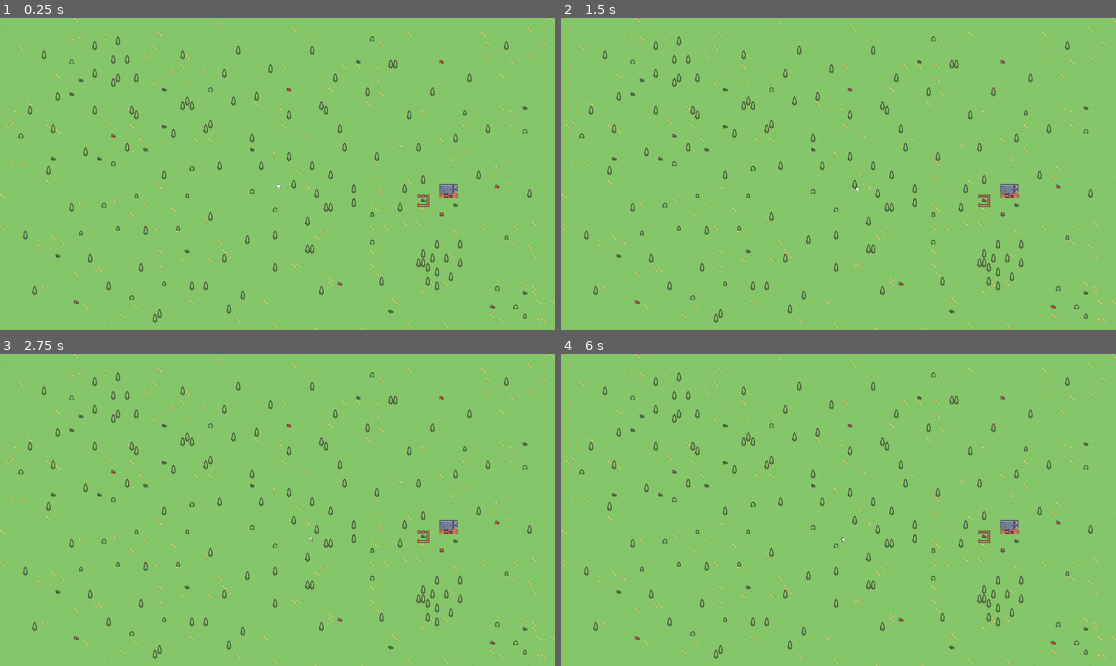
Above: before the commit, frames 1-4 (two rows, left to right).
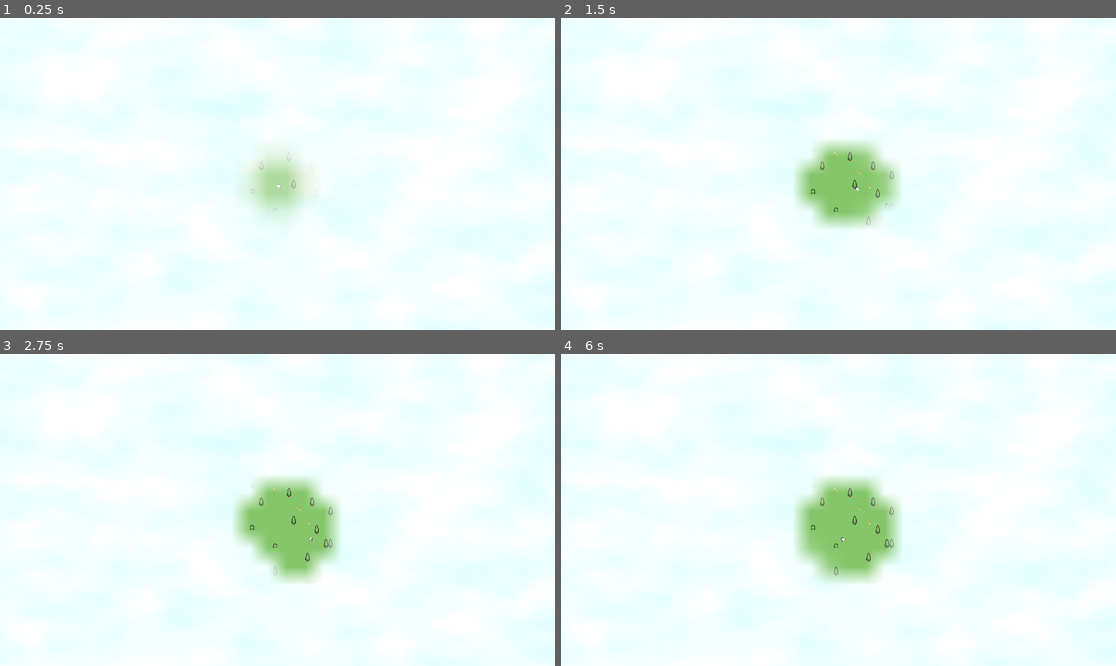
Above: after the commit, the same moments.

Repository: SinisperiDump/simple_fog_of_war
Game: Godot game, scene res://scenes/fog_of_war.tscn
Two runs of this game, one before a commit and one after it. Both use one fixed random seed, a clock stepped at 60 frames per second and the inputs below. The project has no main scene, so this scene is started directly.
Inputs:
- Up to frame 1 (0.25 s): no input
- Up to frame 2 (1.5 s): tap Enter at 0.5 s; hold Right (ui_right) 0.53-1.28 s; hold Down (ui_down) from 1.28 s (still down)
- Up to frame 3 (2.75 s): tap Space at 2 s; release Down (ui_down) at 2.03 s; hold Right (ui_right) from 2.03 s (still down)
- Up to frame 4 (6 s): tap Enter at 2.75, 4.25 s; release Right (ui_right) at 2.78 s; hold Up (ui_up) 2.78-3.53 s; tap Space at 3.5, 5.75 s; hold Left (ui_left) 3.53-5.03 s; hold Down (ui_down) 5.03-5.78 s; hold Right (ui_right) from 5.78 s (still down)

The runs differ from the first frame. In frame 1, 100% of the frame differs, in the area x 0-100%, y 0-100%; in frame 2, 98%; in frame 3, 97%; in frame 4, 97%.
Error before the commit: Invalid assignment of property or key 'texture' with value of type 'ImageTexture' on a base object of type 'null instance'. (res://scripts/main.gd:28)

Commit message:
fixed all the stuff that was broken

Diff:
--- a/scenes/fog_of_war.tscn
+++ b/scenes/fog_of_war.tscn
@@ -1,8 +1,9 @@
-[gd_scene load_steps=8 format=4 uid="uid://1vg6bjn7l21t"]
+[gd_scene load_steps=13 format=4 uid="uid://1vg6bjn7l21t"]
 
 [ext_resource type="Script" uid="uid://qjo1mohvb6hg" path="res://scripts/main.gd" id="1_kp05q"]
 [ext_resource type="Texture2D" uid="uid://cvarh4gp0b40h" path="res://assets/tilemap_packed.png" id="2_3b2of"]
 [ext_resource type="PackedScene" uid="uid://chn0cag2gjs2o" path="res://scenes/player.tscn" id="3_vfq1e"]
+[ext_resource type="Shader" uid="uid://vgpkyj1h0cm5" path="res://shaders/fog_of_war.gdshader" id="4_66yhh"]
 
 [sub_resource type="TileSetAtlasSource" id="TileSetAtlasSource_2t678"]
 texture = ExtResource("2_3b2of")
@@ -283,6 +284,20 @@
 [sub_resource type="TileSet" id="TileSet_2jadk"]
 sources/0 = SubResource("TileSetAtlasSource_a46ls")
 
+[sub_resource type="Gradient" id="Gradient_eku8p"]
+offsets = PackedFloat32Array(0.213115, 1)
+colors = PackedColorArray(1, 1, 1, 1, 0.870588, 1, 1, 1)
+
+[sub_resource type="FastNoiseLite" id="FastNoiseLite_hm416"]
+
+[sub_resource type="NoiseTexture2D" id="NoiseTexture2D_np1eh"]
+color_ramp = SubResource("Gradient_eku8p")
+noise = SubResource("FastNoiseLite_hm416")
+
+[sub_resource type="ShaderMaterial" id="ShaderMaterial_au760"]
+shader = ExtResource("4_66yhh")
+shader_parameter/noise = SubResource("NoiseTexture2D_np1eh")
+
 [node name="FogOfWar" type="Node2D"]
 script = ExtResource("1_kp05q")
 fog_pixelation = 64
@@ -299,3 +314,8 @@
 [node name="Player" parent="." instance=ExtResource("3_vfq1e")]
 unique_name_in_owner = true
 position = Vector2(964, 582)
+
+[node name="FogSprite" type="Sprite2D" parent="."]
+unique_name_in_owner = true
+material = SubResource("ShaderMaterial_au760")
+centered = false
